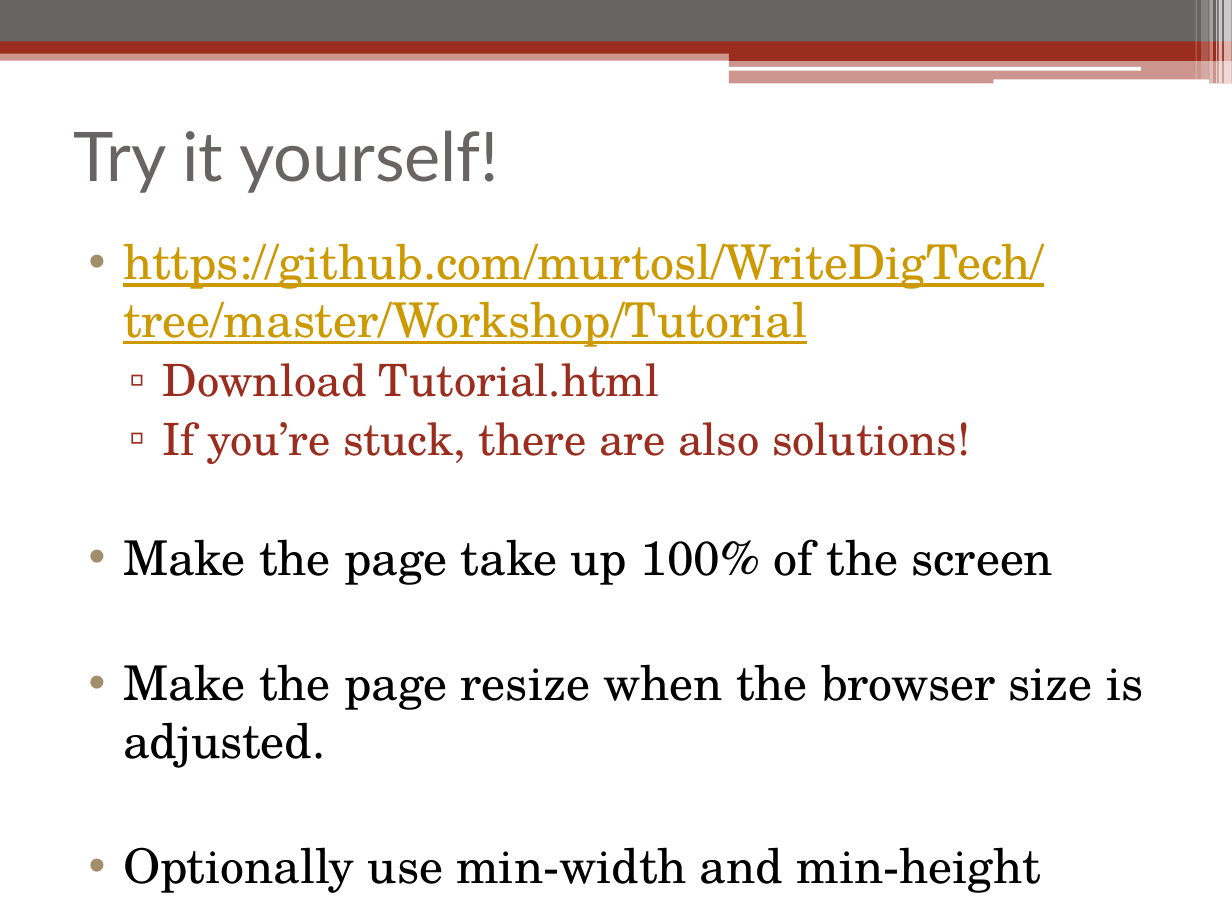
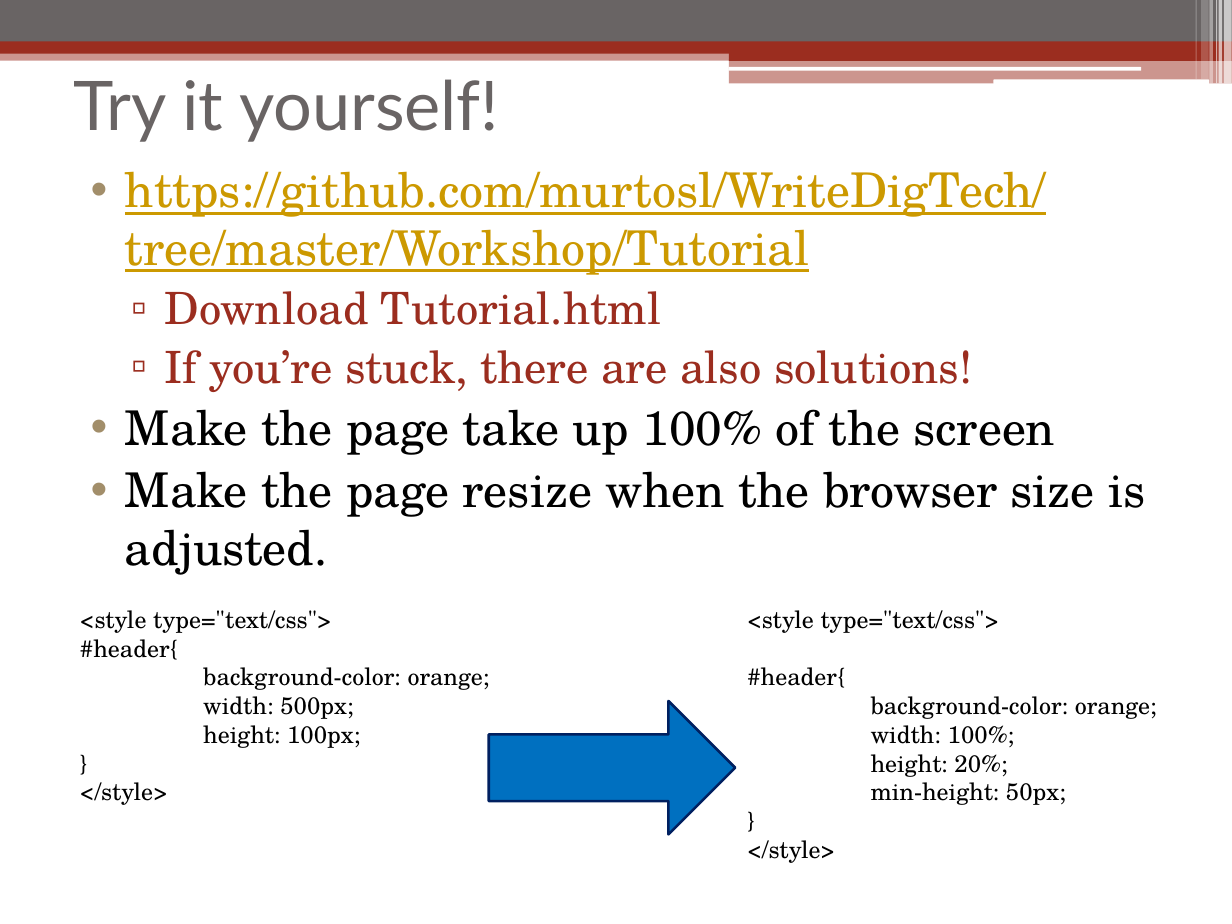
Before and after one commit to linuxbo/WriteDigTech, a slide deck: slide 17 of Workshop/Workshop_Sarah_Murto.pptx (slide 11 before the commit). Drawn at 1232x924 pixels with LibreOffice and Linux fonts; fonts in the diff are those of the drawing. Boxes give left, top, right and bottom in pixels: in the first picture for what was removed or moved away, otherwise in the second. Text is boxed around its words. In the diff, an @@ line names an element or a change of style, - is before the commit and + after.

```diff
--- a/Workshop/Workshop_Sarah_Murto.pptx
+++ b/Workshop/Workshop_Sarah_Murto.pptx
@@ title "Try it yourself!": place and size @@
-title "Try it yourself!" at <box>74,130,499,193</box>
+title "Try it yourself!" at <box>74,79,499,142</box>
@@ text "https://github.com/murtosl/WriteDigTech/tree/master/Workshop ...": place and size @@
-text "https://github.com/murtosl/WriteDigTech/tree/master/Workshop ..." at <box>123,243,1143,893</box>
+text "https://github.com/murtosl/WriteDigTech/tree/master/Workshop ..." at <box>125,171,1145,575</box>
@@ text added at <box>80,610,490,805</box>, 14 pt, text #000000 @@
+<style type="text/css">
+#header{
+background-color: orange;
+width: 500px;
+height: 100px;
+}
+</style>
@@ text added at <box>747,610,1157,805</box>, 14 pt, text #000000 @@
+<style type="text/css">
+#header{
+background-color: orange;
+width: 100%;
+height: 20%;
+min-height: 50px;
+}
+</style>
@@ right arrow added at <box>489,701,736,834</box>, fill #0070C0, outline #002060 1.5 pt @@
@@ text at <box>123,847,1042,893</box>: paragraph removed @@
-• Optionally use min-width and min-height
```
Also in this commit, not shown: 4 other slides changed, 11 slides added, 5 slides removed, 1 other file.
